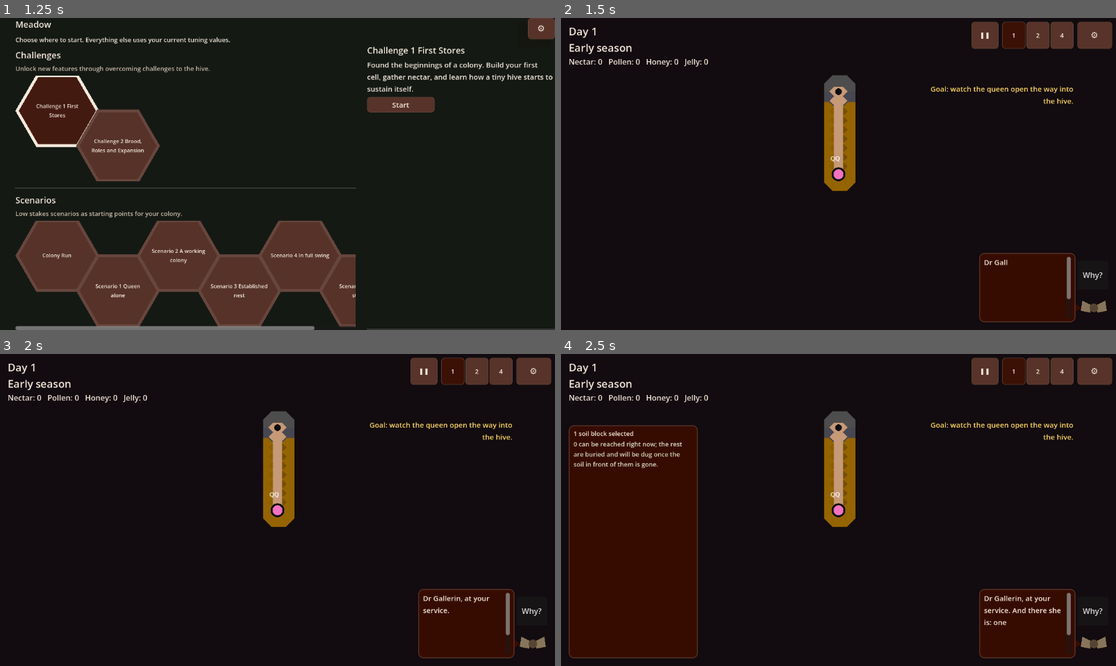
Above: before the commit, frames 1-4 (two rows, left to right).
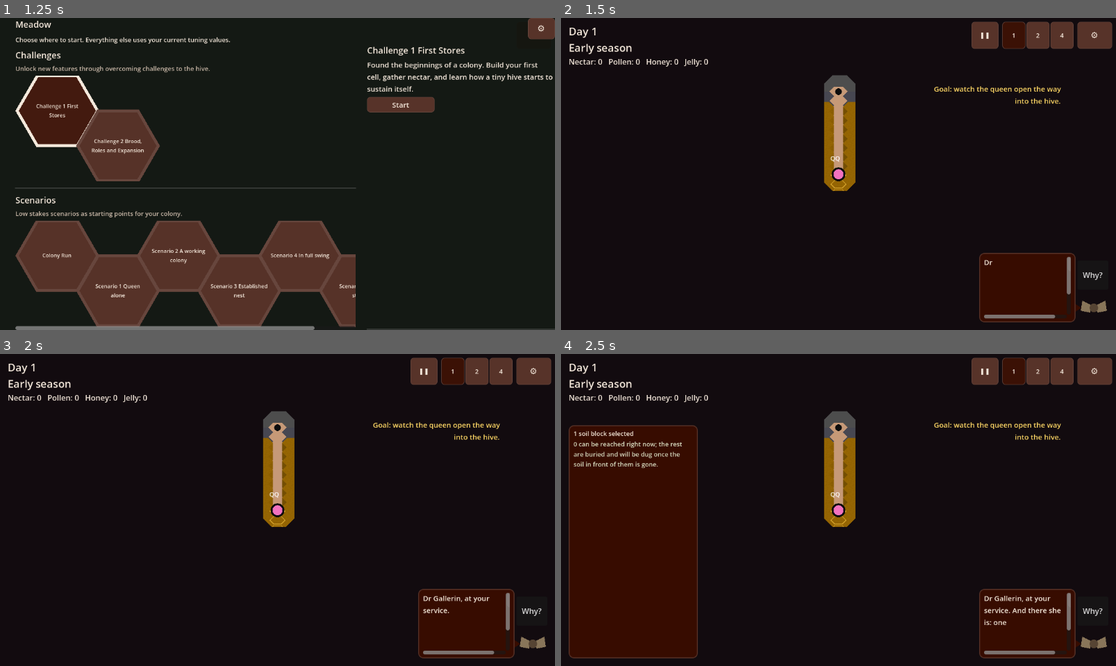
Above: after the commit, the same moments.

Repository: wonderburg7/meadow
Game: Godot game, scene res://scenes/Main.tscn
The game is run twice, just before and just after one commit, with the same random seed, the same clock (stepped at 60 frames per second) and the same inputs.
Inputs (mouse positions are in pixels of both pictures, inside the frame that each line leads up to):
- Up to frame 1 (1.25 s): click (55, 111) at 0.52 s
- Up to frame 2 (1.5 s): click "Start" at 1.25 s
- Up to frame 3 (2 s): no input
- Up to frame 4 (2.5 s): click (1032, 662) at 2 s, where only the run before the commit has a clickable "Dismiss"

Frame 1 is identical in both runs. In frame 2, 0.6% of the frame differs, in the area x 48-93%, y 21-97%; in frame 3, 0.6%; in frame 4, 0.6%.

Commit message:
24 Oct check batch: small fixes, new checks, and slices for the rest
Fixes from Dave's notes: Godot found beside the repo (Godot tests had been
skipping on the home PC, C-129); OpenDyslexic and Silkscreen 6% larger
(C-137); the Problems star names what it pins (C-138); goal stars on the
right; Dr Gallerin types a word at a time and closes from an x; an open
left window keeps its size as corner lines change; a soil block's ring and
its new amber dig outline sit on its top face. Files C-145 to C-148, adds
the five-minute skip rule and two known pitfalls, and specifies SP-12 to
SP-14, RR-13 to RR-22, FR-4, T2-15, GP-5 and SG-4 from the failures and
Dave's design answers.

Co-Authored-By: Claude Opus 5.5 <noreply@anthropic.com>

Diff:
--- a/scripts/colony_panel.gd
+++ b/scripts/colony_panel.gd
@@ -42,14 +42,14 @@
 ## The readouts that can be starred into the top-left corner. `key` is
 ## what Session.pinned_stats holds and what the HUD matches on.
 const STAT_ROWS := [
-	{"key": "day", "tip": "The day counter. One in-game day is however many real seconds the settings window says."},
-	{"key": "stores", "tip": "What is actually in the comb: nectar, pollen, ripe honey and royal jelly. Honey only counts once it has been fanned dry."},
-	{"key": "population", "tip": "How the colony is divided between jobs right now."},
-	{"key": "comb", "tip": "How much comb there is, how much of it is free, and how the brood is doing."},
-	{"key": "energy", "tip": "The average energy of every living bee, as a share of a full crop. This is the single best early warning: it falls for a while before bees actually start dying, so a steady slide here is the moment to put more bees on nectar."},
-	{"key": "rates", "tip": "Nectar and pollen coming in, and bees emerging, averaged over the last minute. Rates rather than totals, because what matters is whether the colony is keeping up."},
-	{"key": "recruit_gap", "tip": "How many foragers (past their fir …(365 unchanged characters)…
-	{"key": "signals", "tip": "The list of things currently going wrong, worst first."},
+	{"key": "day", "name": "the day counter", "tip": "The day counter. One in-game day is however many real seconds the settings window says."},
+	{"key": "stores", "name": "the stores line", "tip": "What is actually in the comb: nectar, pollen, ripe honey and royal jelly. Honey only counts once it has been fanned dry."},
+	{"key": "population", "name": "the jobs line", "tip": "How the colony is divided between jobs right now."},
+	{"key": "comb", "name": "the comb line", "tip": "How much comb there is, how much of it is free, and how the brood is doing."},
+	{"key": "energy", "name": "average energy", "tip": "The average energy of every living bee, as a share of a full crop. This is the single best early warning: it falls for a while before bees actually start dying, so a steady slide here is the moment to put more bees on nectar."},
+	{"key": "rates", "name": "the rates line", "tip": "Nectar and pollen coming in, and bees emerging, averaged over the last minute. Rates rather than totals, because what matters is whether the colony is keeping up."},
+	{"key": "recruit_gap", "name": "the recruitment gap", "tip": "How many foragers (past their fir …(365 unchanged characters)…
+	{"key": "signals", "name": "the Problems list", "tip": "The list of things currently going wrong, worst first."},
 ]
 
 ## Which series the history plot is showing.
@@ -232,7 +232,7 @@
 	_style_button(star)
 	star.button_pressed = Session.pinned_stats.has(key)
 	star.text = "★" if star.button_pressed else "☆"
-	star.tooltip_text = "Show this in the top-left corner of the screen as well as here."
+	star.tooltip_text = "Show %s in the top-left corner of the screen as well as here." % entry.name
 	star.toggled.connect(func(pressed: bool): _set_pinned(key, pressed))
 	row.add_child(star)
 	star_buttons[key] = star
--- a/scripts/gallerin_panel.gd
+++ b/scripts/gallerin_panel.gd
@@ -132,8 +132,16 @@
 		if _typed_characters >= _typing_target.length():
 			_finish_typing()
 		else:
-			_bubble_label.visible_characters = int(_typed_characters)
+			_bubble_label.visible_characters = _whole_words_visible(int(_typed_characters))
 	_offer_guidance()
+
+## How many characters to show so the line appears a whole word at a time
+## (Dave, 24 Oct 2026): a word shows once typing has passed its end, so the
+## line takes as long as character-by-character typing did.
+func _whole_words_visible(typed: int) -> int:
+	var space := _typing_target.rfind(" ", typed)
+	var newline := _typing_target.rfind("\n", typed)
+	return maxi(maxi(space, newline), 0)
 
 # --- building the UI -------------------------------------------------
 
@@ -335,7 +343,22 @@
 	# the whole line first and clips what's drawn afterwards, so the height
 	# _apply_layout() reads is correct from the first frame.
 	_bubble_label.visible_characters_behavior = TextServer.VC_CHARS_AFTER_SHAPING
-	column.add_child(_bubble_label)
+	_bubble_label.size_flags_horizontal = Control.SIZE_EXPAND_FILL
+	# The line shares its row with the close cross at its top right, so the
+	# cross never sits over the words (Dave, 24 Oct 2026: an x, not a
+	# "Dismiss" button).
+	var text_row := HBoxContainer.new()
+	text_row.add_theme_constant_override("separation", 6)
+	column.add_child(text_row)
+	text_row.add_child(_bubble_label)
+	var close_btn := Button.new()
+	close_btn.text = "×"
+	close_btn.tooltip_text = "Hide Dr Gallerin's note."
+	close_btn.custom_minimum_size = Vector2(28, 28)
+	close_btn.size_flags_vertical = Control.SIZE_SHRINK_BEGIN
+	close_btn.pressed.connect(func(): bubble.visible = false)
+	_style_button(close_btn)
+	text_row.add_child(close_btn)
 	_apply_bubble_font_size()
 
 	_bubble_pointer = Polygon2D.new()
@@ -367,11 +390,6 @@
 	_history_forward_btn.pressed.connect(_on_history_forward_pressed)
 	_style_button(_history_forward_btn)
 	row.add_child(_history_forward_btn)
-
-	var dismiss_btn := Button.new()
-	dismiss_btn.text = "Dismiss"
-	dismiss_btn.pressed.connect(func(): bubble.visible = false)
-	row.add_child(dismiss_btn)
 
 	var disable_btn := Button.new()
 	disable_btn.text = "Turn off Dr Gallerin"
--- a/scripts/game_panel.gd
+++ b/scripts/game_panel.gd
@@ -65,8 +65,10 @@
 ## Call last in a left window's _ready(), once main.hud exists.
 func connect_left_window_reflow() -> void:
 	get_viewport().size_changed.connect(_apply_left_window_rect)
+	# Not the corner readout's height: an open window keeps its size while
+	# problem lines come and go above it, and takes the new top on its next
+	# open() (Dave, 24 Oct 2026).
 	main.hud.bottom_row_changed.connect(_on_bottom_row_changed)
-	main.hud.corner_height_changed.connect(_on_bottom_row_changed)
 
 func _apply_left_window_rect() -> void:
 	var rect := UiLayout.left_window_rect(
--- a/scripts/hud.gd
+++ b/scripts/hud.gd
@@ -117,9 +117,6 @@
 ## Colony, Foraging and Nursery listen so an already-open window reflows
 ## instead of only sizing itself once in open() (UI-T-2, Dave 8 Sep 2026).
 signal bottom_row_changed()
-## The corner column's height changed (text scale, typeface, a new problem
-## line, PAUSED). Left windows reflow through the same path as bottom_row_changed.
-signal corner_height_changed()
 
 # --- role controls ------------------------------------------------
 ## Mirrors Bee.Role. Kept as plain ints so the HUD doesn't need to
@@ -653,7 +650,6 @@
 	pause_label.mouse_filter = Control.MOUSE_FILTER_IGNORE
 	pause_label.visible = false
 	corner_column.add_child(pause_label)
-	corner_column.resized.connect(_on_corner_resized)
 
 	_build_top_right_bar()
 	_apply_interface_label_visibility()
@@ -1116,6 +1112,13 @@
 	star.tooltip_text = "Keep this goal on screen when the Goals list is collapsed."
 	star.mouse_filter = Control.MOUSE_FILTER_STOP
 	star.pressed.connect(func(): _on_goal_star_pressed(star))
+	# On the right, where the right-aligned line ends (Dave, 24 Oct 2026),
+	# with the line's text kept clear of it by a right margin.
+	star.set_anchors_and_offsets_preset(Control.PRESET_TOP_RIGHT)
+	star.grow_horizontal = Control.GROW_DIRECTION_BEGIN
+	var room := StyleBoxEmpty.new()
+	room.content_margin_right = star.custom_minimum_size.x
+	label.add_theme_stylebox_override("normal", room)
 	label.add_child(star)
 	goal_stars.append(star)
 	goal_star_ids[star] = ""
@@ -2971,9 +2974,6 @@
 		line.autowrap_mode = TextServer.AUTOWRAP_WORD_SMART
 		line.custom_minimum_size.x = cap
 
-func _on_corner_resized() -> void:
-	corner_height_changed.emit()
-
 ## Bottom edge of the live top-left readout block. Left-side windows ask the
 ## HUD for this instead of guessing a fixed height for a changing column.
 func corner_bottom() -> float:
--- a/scripts/saves_panel.gd
+++ b/scripts/saves_panel.gd
@@ -87,8 +87,8 @@
 func connect_hud_reflow() -> void:
 	if main.hud == null or main.hud.bottom_row_changed.is_connected(_on_bottom_row_changed):
 		return
+	# Not the corner readout's height, as game_panel.gd explains.
 	main.hud.bottom_row_changed.connect(_on_bottom_row_changed)
-	main.hud.corner_height_changed.connect(_on_bottom_row_changed)
 
 ## With no hud (the menu at boot) there is no corner readout or bottom row
 ## to avoid, so the window takes the full height below the top margin.
--- a/scripts/soil_block.gd
+++ b/scripts/soil_block.gd
@@ -42,7 +42,7 @@
 ## buried behind other soil, because nothing could reach it.
 var is_edge: bool = false
 
-var marker: Polygon2D
+var marker: Line2D
 var progress_label: Label
 var selection_ring: Line2D
 var selected: bool = false
@@ -63,10 +63,16 @@
 	polygon = Shapes.hexagon_points(block_size * 1.15, squashed)
 	color = Color(0, 0, 0, 0) if Session.use_cell_sprites else SOIL_COLOR
 
-	# hatched marker shown once you've flagged this block for digging
-	marker = Polygon2D.new()
-	marker.polygon = Shapes.hexagon_points(block_size * 0.55, squashed)
-	marker.color = Color(0.95, 0.75, 0.25, 0.9)
+	# a faint amber outline round the top face once you've flagged this
+	# block for digging, in place of the filled yellow hexagon it used to
+	# be (Dave, 24 Oct 2026)
+	marker = Line2D.new()
+	var marker_points := Shapes.hexagon_points(block_size * 0.92, squashed)
+	for p in marker_points:
+		marker.add_point(p)
+	marker.add_point(marker_points[0])
+	marker.width = 1.5
+	marker.default_color = Color(0.95, 0.75, 0.25, 0.6)
 	marker.visible = false
 	add_child(marker)
 
@@ -160,6 +166,11 @@
 func _refresh_art() -> void:
 	if soil_sprite == null:
 		return
+	# With the art on, the selection ring outlines the block's top face, a
+	# side's height above the floor the node sits on (Dave, 24 Oct 2026).
+	var lift: float = SIDE_HEIGHT_PX * PixelSprite.hive_scale() if Session.use_cell_sprites else 0.0
+	selection_ring.position = Vector2(0.0, -lift)
+	marker.position = selection_ring.position
 	if not Session.use_cell_sprites:
 		if _art_frame != -1:
 			_art_frame = -1
--- a/scripts/ui_theme.gd
+++ b/scripts/ui_theme.gd
@@ -381,6 +381,10 @@
 ## TS-1: sample sentence used to match each typeface's width to Standard's.
 const REFERENCE_TEXT := "The quick brown fox jumps over the lazy dog 0123456789"
 const _FACTOR_MEASURE_SIZE := 64
+## Width-matched to Standard, these faces still read slightly small (Dave,
+## C-137, 24 Oct 2026): OpenDyslexic for its tall lower case, Silkscreen for
+## its all-capital pixels. Kept inside TS-1's 8% width tolerance.
+const _TYPEFACE_NUDGE := {"opendyslexic": 1.06, "silkscreen": 1.06}
 static var _typeface_factors: Dictionary = {}
 
 ## How much to scale a font size so `typeface` draws REFERENCE_TEXT as wide as
@@ -396,7 +400,7 @@
 		var own: float = font.get_string_size(REFERENCE_TEXT, HORIZONTAL_ALIGNMENT_LEFT, -1, _FACTOR_MEASURE_SIZE).x
 		var base: float = ThemeDB.fallback_font.get_string_size(REFERENCE_TEXT, HORIZONTAL_ALIGNMENT_LEFT, -1, _FACTOR_MEASURE_SIZE).x
 		if own > 0.0 and base > 0.0:
-			factor = base / own
+			factor = base / own * float(_TYPEFACE_NUDGE.get(typeface, 1.0))
 	_typeface_factors[typeface] = factor
 	return factor
 
Not shown, changed: NEXTSTEPS.md
Not shown, changed: checks/ready.md
Not shown, changed: checks/ready/C-129.md
Not shown, changed: checks/ready/C-137.md
Not shown, changed: checks/ready/C-138.md
Not shown, added: checks/ready/C-145.md
Not shown, added: checks/ready/C-146.md
Not shown, added: checks/ready/C-147.md
Not shown, added: checks/ready/C-148.md
Not shown, changed: docs/known-pitfalls.md
Not shown, changed: plans/now/forager-recruitment.md
Not shown, changed: plans/now/run-repairs.md
(and 6 more such lines)
